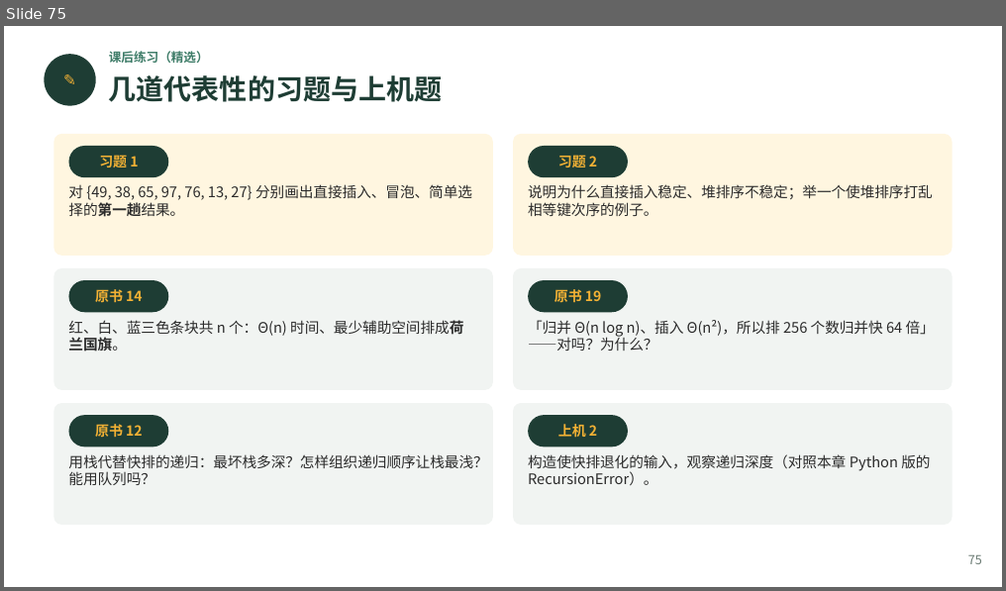
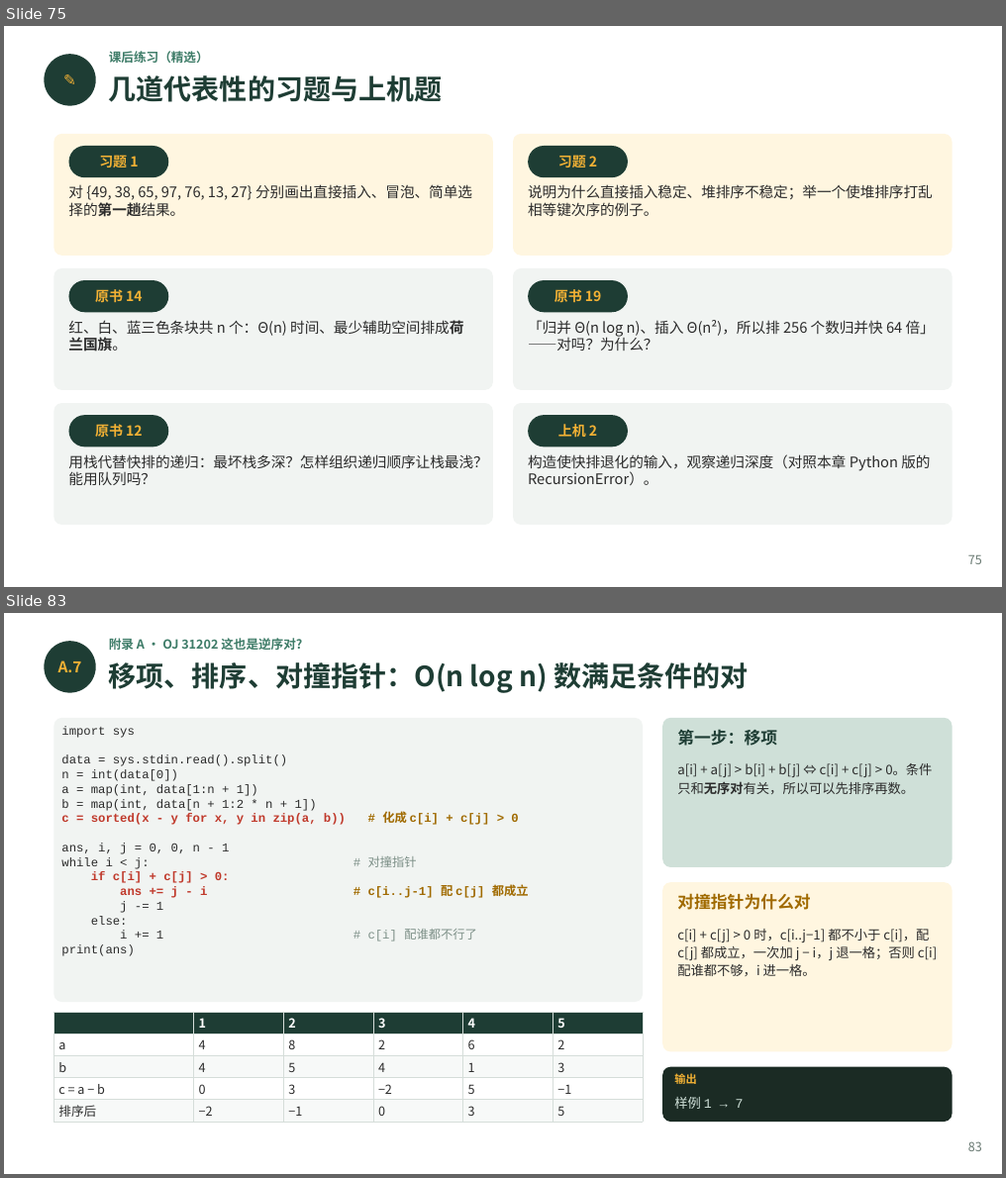
Before and after one commit to GMyhf/2026fall-cs201, a slide deck: courseware/202609_DSA_08_Sorting.pptx. Shown one above the other, each under a label of ours: slide 75 before the commit, slides 75 and 83 after it; the slides between them are not shown. The pictures are 1006x591 and 1006x1178 pixels, drawn with LibreOffice and Linux fonts; fonts in the diff are those of the drawing. Boxes give left, top, right and bottom in pixels: in the first picture for what was removed or moved away, otherwise in the second. Text is boxed around its words. In the diff, an @@ line names an element or a change of style, - is before the commit and + after.

```diff
--- a/courseware/202609_DSA_08_Sorting.pptx
+++ b/courseware/202609_DSA_08_Sorting.pptx
@@ slide 83 added at (4,613,1002,1174), background #FFFFFF @@
@@ ellipse added at (44,641,96,693), fill #1E3D34 @@
@@ text added at (109,638,302,650), 9 pt, text #3E7C68, bold @@
+附录 A · OJ 31202 这也是逆序对?
@@ text added at (58,661,82,672), 11 pt, text #F2B134, bold @@
+A.7
@@ text added at (109,663,747,693), 20 pt, text #1E3D34, bold @@
+移项、排序、对撞指针：O(n log n) 数满足条件的对
@@ rounded rectangle added at (54,718,643,1002), fill #F1F4F2 @@
@@ text added at (61,726,529,942), 8.8 pt, text #2B2B2B @@
+import sys
+data = sys.stdin.read().split()
+n = int(data[0])
+a = map(int, data[1:n + 1])
+b = map(int, data[n + 1:2 * n + 1])
+c = sorted(x - y for x, y in zip(a, b)) # 化成 c[i] + c[j] > 0
+ans, i, j = 0, 0, n - 1
+while i < j: # 对撞指针
+if c[i] + c[j] > 0:
+ans += j - i # c[i..j-1] 配 c[j] 都成立
+j -= 1
+else:
+i += 1 # c[i] 配谁都不行了
+print(ans)
@@ rounded rectangle added at (662,718,952,867), fill #CFE0D8 @@
@@ text added at (677,729,777,746), 12 pt, text #1E3D34, bold @@
+第一步：移项
@@ text added at (677,763,932,794), 9.5 pt, text #2B2B2B @@
+a[i] + a[j] > b[i] + b[j] ⇔ c[i] + c[j] > 0。条件只和无序对有关，所以可以先排序再数。
@@ rounded rectangle added at (662,882,952,1053), fill #FFF6E0 @@
@@ text added at (677,893,810,910), 12 pt, text #A06A00, bold @@
+对撞指针为什么对
@@ text added at (677,929,937,976), 9.5 pt, text #2B2B2B @@
+c[i] + c[j] > 0 时，c[i..j−1] 都不小于 c[i]，配 c[j] 都成立，一次加 j − i，j 退一格；否则 c[i] 配谁都不够，i 进一格。
@@ table added at (54,1012,643,1121), 5 rows, 6 columns @@
+ | 1 | 2 | 3 | 4 | 5
+a | 4 | 8 | 2 | 6 | 2
+b | 4 | 5 | 4 | 1 | 3
+c = a − b | 0 | 3 | −2 | 5 | −1
+排序后 | −2 | −1 | 0 | 3 | 5
@@ rounded rectangle added at (662,1067,952,1122), fill #1B2B24 @@
@@ text added at (674,1072,696,1087), 8 pt, text #F2B134, bold @@
+输出
@@ text added at (674,1097,744,1109), 9.5 pt, text #CFE0D8 @@
+样例 1 → 7
@@ text added at (968,1142,982,1152), 9 pt, text #6B7B74 @@
+83
```
Also in this commit, not shown: 2 slides changed, 8 other slides added, 2 other files.
